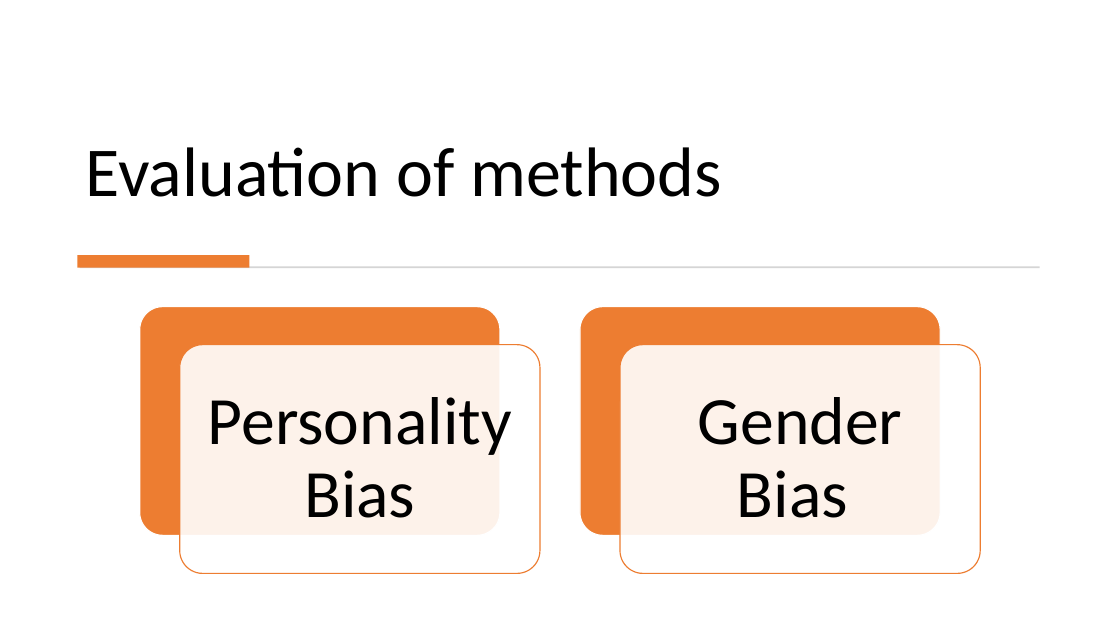
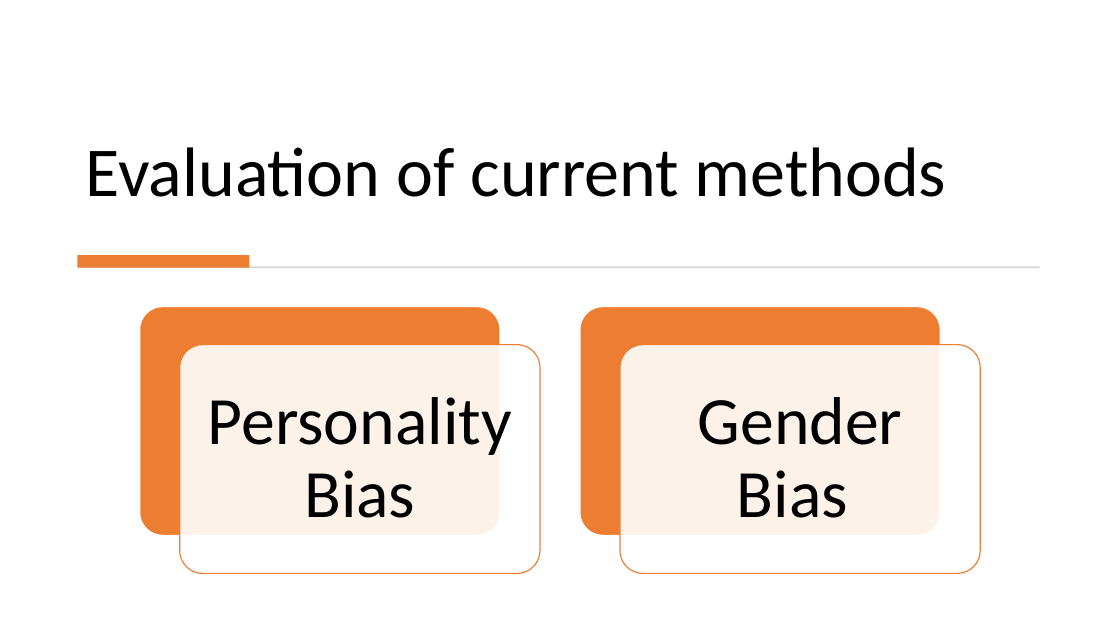
Before and after one commit to stenglx/seminar_ai, a slide deck: slide 6 of State-Of-The-Art Music Recommendation.pptx. Drawn at 1120x630 pixels with LibreOffice and Linux fonts; fonts in the diff are those of the drawing. Boxes give left, top, right and bottom in pixels: in the first picture for what was removed or moved away, otherwise in the second. Text is boxed around its words. In the diff, an @@ line names an element or a change of style, - is before the commit and + after.

```diff
--- a/State-Of-The-Art Music Recommendation.pptx
+++ b/State-Of-The-Art Music Recommendation.pptx
@@ title at (x1=86, y1=147, x2=946, y2=197): text changed @@
-Evaluation of methods
+Evaluation of current methods
```
Also in this commit, not shown: 3 other slides changed, 1 slide added.
